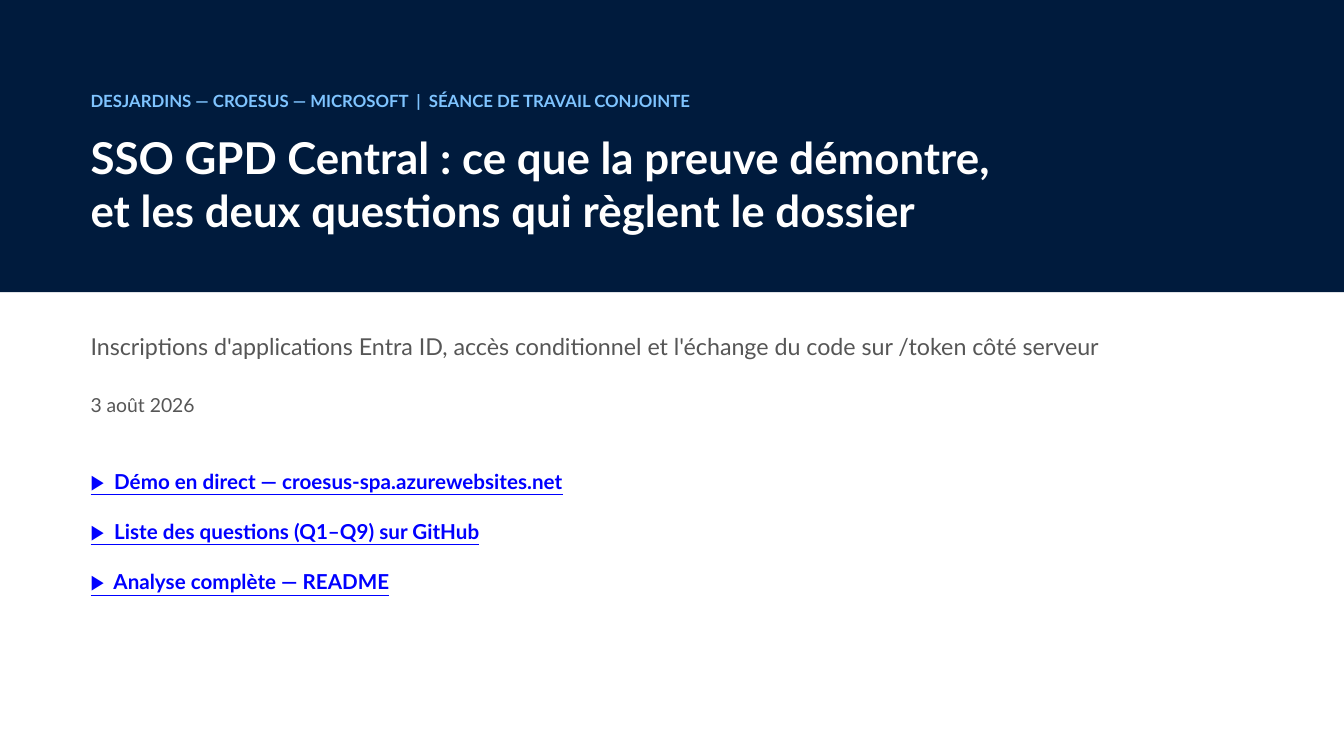
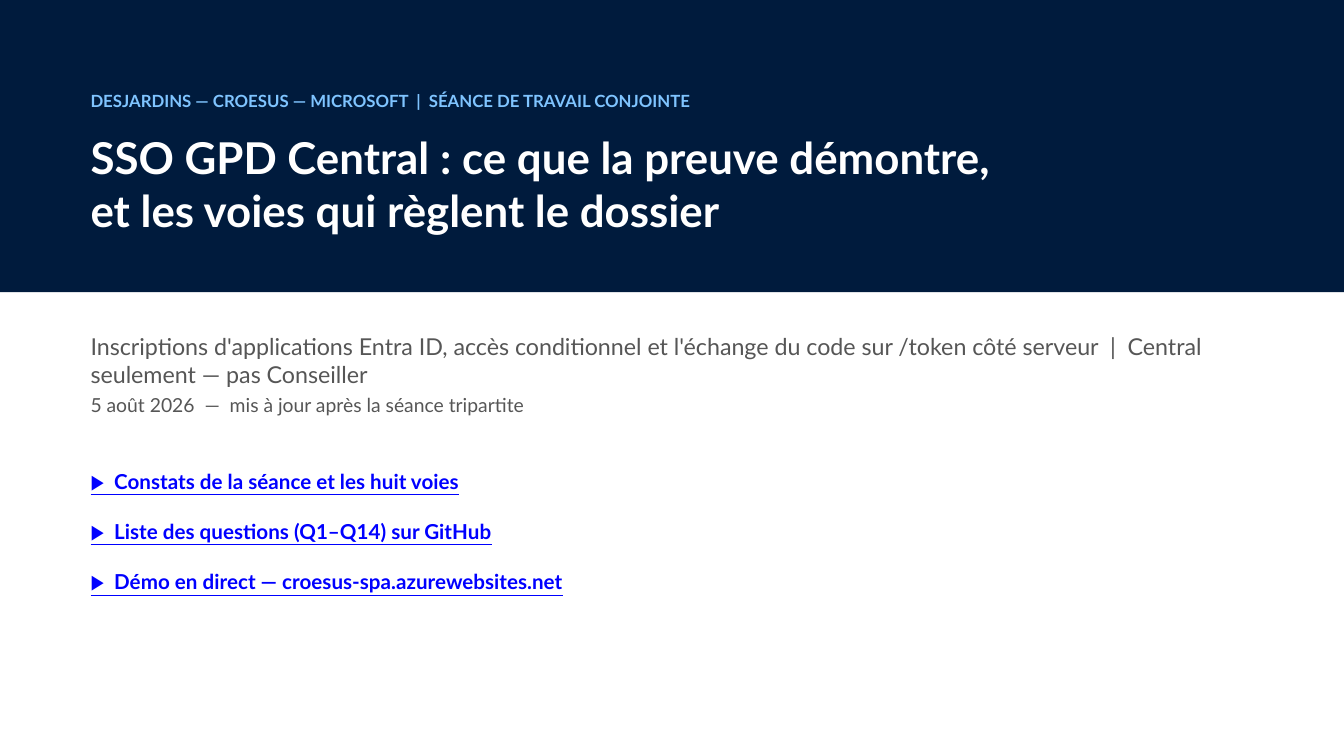
Before and after one commit to devopsabcs-engineering/croesus, a slide deck: slide 1 of docs/deck/croesus-session-deck-fr.pptx. Drawn at 1344x756 pixels with LibreOffice and Linux fonts; fonts in the diff are those of the drawing. Boxes give left, top, right and bottom in pixels: in the first picture for what was removed or moved away, otherwise in the second. Text is boxed around its words. In the diff, an @@ line names an element or a change of style, - is before the commit and + after.

Commit message:
Update evidence narrative and registration shape panel with findings from Croesus session
- Revised the evidence narrative to reflect the updated date and key findings from the three-way session with Croesus, emphasizing the type mismatch in application registration.
- Enhanced the RegistrationShapePanel component to clarify the distinction between `spa` and `web` platform registrations, including new findings and implications for GPD Central.
- Added a new document detailing the findings from the three-way session, outlining the current state, open questions, and potential routes for resolution.

```diff
--- a/docs/deck/croesus-session-deck-fr.pptx
+++ b/docs/deck/croesus-session-deck-fr.pptx
@@ text at (x1=91, y1=141, x2=989, y2=235): text changed @@
-SSO GPD Central : ce que la preuve démontre,
-et les deux questions qui règlent le dossier
+SSO GPD Central : ce que la preuve démontre,
+et les voies qui règlent le dossier
@@ text at (x1=91, y1=338, x2=1202, y2=387): text changed @@
-Inscriptions d'applications Entra ID, accès conditionnel et l'échange du code sur /token côté serveur
+Inscriptions d'applications Entra ID, accès conditionnel et l'échange du code sur /token côté serveur | Central seulement — pas Conseiller
@@ text at (x1=91, y1=398, x2=524, y2=416): text changed @@
-3 août 2026
+5 août 2026 — mis à jour après la séance tripartite
@@ text added at (x1=114, y1=473, x2=459, y2=489), 14.7 pt, text #0000FF, bold, underline @@
+▶ Constats de la séance et les huit voies
@@ text at (x1=114, y1=523, x2=491, y2=543): text changed @@
-▶ Liste des questions (Q1–Q9) sur GitHub
+▶ Liste des questions (Q1–Q14) sur GitHub
@@ text "▶ Démo en direct — ..." moved from (x1=114, y1=473, x2=562, y2=493) to (x1=114, y1=573, x2=562, y2=593) @@
@@ text removed at (x1=113, y1=573, x2=390, y2=593) @@
-▶ Analyse complète — README
```
Also in this commit, not shown: 10 other slides changed, 8 other files.
